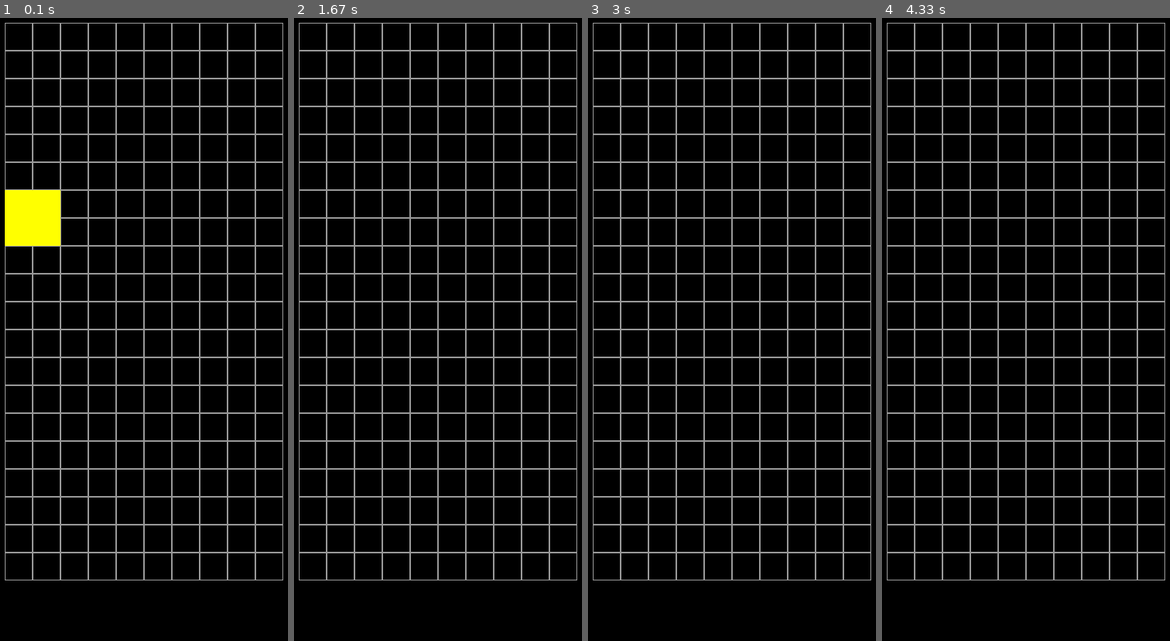
Above: before the commit, frames 1-4 (left to right).
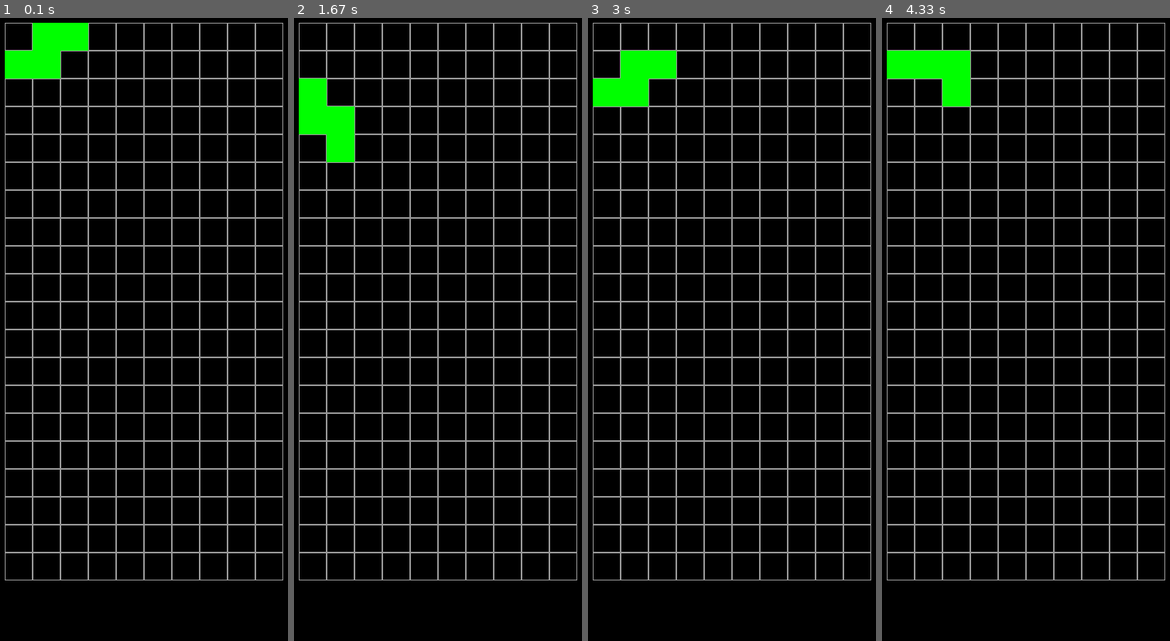
Above: after the commit, the same moments.

Repository: TomerHanochi/Tetris
Game: pygame game, started from main.py
Same seed, same stepped clock (60 frames per second), same inputs: the game is played once before the commit and once after it.
Inputs:
- Up to frame 1 (0.1 s): no input
- Up to frame 2 (1.67 s): hold Z 0.33-0.8 s; hold Right 0.33-0.8 s; hold  0.83-1.3 s; hold Right 0.83-1.3 s; tap X at 0.9 s; tap Z at 0.98 s; tap Space at 1.33 s
- Up to frame 3 (3 s): hold Right 1.73-2.2 s; tap X at 1.8, 2.3, 2.63 s; hold Up 2.23-2.53 s; tap Z at 2.38 s; hold Right from 2.57 s (still down)
- Up to frame 4 (4.33 s): release Right at 3.03 s; hold Left 3.07-3.6 s; tap X at 3.13, 3.43, 3.7, 4.03 s; hold Down 3.63-3.93 s; tap Z at 3.78 s; hold Left from 3.97 s (still down)

The runs differ from the first frame. In frame 1, 3.5% of the frame differs, in the area x 1-31%, y 0-37%; in frame 2, 1.7%; in frame 3, 1.7%; in frame 4, 1.7%.

Commit message:
Added functional tetrominoes with collision

Diff:
--- a/tetris/assets/assets.py
+++ b/tetris/assets/assets.py
@@ -14,12 +14,12 @@
         'background_color': (0, 0, 0),
         'grid_color': (150, 150, 150),
         'O': (255, 255, 0),
-        'I': 0,
-        'T': 0,
-        'S': 0,
-        'Z': 0,
-        'L': 0,
-        'J': 0,
+        'I': (0, 255, 255),
+        'T': (128, 0, 128),
+        'S': (0, 255, 0),
+        'Z': (255, 0, 0),
+        'L': (0, 0, 255),
+        'J': (255, 128, 0),
     }
 
 
--- a/tetris/components/block.py
+++ b/tetris/components/block.py
@@ -1,8 +1,46 @@
 class Block:
-    def __init__(self, i: int, j: int, color: tuple[int, int, int]) -> None:
-        self.i, self.j = i, j
-        self.color = color
+    def __init__(self, i: float, j: float, color: tuple[int, int, int]) -> None:
+        self.__i, self.__j = i, j
+        self.__color = color
+
+    def move_right(self) -> None:
+        self.__i += 1
+
+    def move_left(self) -> None:
+        self.__i -= 1
+
+    def move_down(self, speed) -> None:
+        self.__j += speed
+
+    def collide_down(self, other) -> bool:
+        return self.i == other.i and self.j + 1 == other.j
+
+    def collide_right(self, other) -> bool:
+        return self.j == other.j and self.i + 1 == other.i
+
+    def collide_left(self, other) -> bool:
+        return self.j == other.j and self.i - 1 == other.i
 
     @property
     def in_board(self) -> bool:
-        return 0 <= self.j
+        return 0 <= self.__j
+
+    @property
+    def color(self) -> tuple[int, int, int]:
+        return self.__color
+
+    @property
+    def i(self) -> int:
+        return int(self.__i)
+
+    @i.setter
+    def i(self, value: float or int) -> None:
+        self.__i = value
+
+    @property
+    def j(self) -> int:
+        return int(self.__j)
+
+    @j.setter
+    def j(self, value: float or int) -> None:
+        self.__j = value
--- a/tetris/components/tetromino.py
+++ b/tetris/components/tetromino.py
@@ -1,67 +1,66 @@
 from tetris.components.block import Block
 from tetris.assets.assets import Colors
+from tetris.utils.consts import Consts
 
 ROTATIONS = {
-    # TODO Enter rotations of tetrominoes
+    # The rotations are taken from the fan made,
+    # but still trustworthy, TetrisWiki - https://tetris.fandom.com/wiki/SRS
     'O': [
         [(0, 0), (1, 0), (0, 1), (1, 1)],
-        # [(), (), (), ()],
-        # [(), (), (), ()],
-        # [(), (), (), ()],
     ],
-    # 'I': [
-    #     [(), (), (), ()],
-    #     [(), (), (), ()],
-    #     [(), (), (), ()],
-    #     [(), (), (), ()],
-    # ],
-    # 'T': [
-    #     [(), (), (), ()],
-    #     [(), (), (), ()],
-    #     [(), (), (), ()],
-    #     [(), (), (), ()],
-    # ],
-    # 'S': [
-    #     [(), (), (), ()],
-    #     [(), (), (), ()],
-    #     [(), (), (), ()],
-    #     [(), (), (), ()],
-    # ],
-    # 'Z': [
-    #     [(), (), (), ()],
-    #     [(), (), (), ()],
-    #     [(), (), (), ()],
-    #     [(), (), (), ()],
-    # ],
-    # 'L': [
-    #     [(), (), (), ()],
-    #     [(), (), (), ()],
-    #     [(), (), (), ()],
-    #     [(), (), (), ()],
-    # ],
-    # 'J': [
-    #     [(), (), (), ()],
-    #     [(), (), (), ()],
-    #     [(), (), (), ()],
-    #     [(), (), (), ()],
-    # ],
+    'I': [
+        [(0, 1), (1, 1), (2, 1), (3, 1)],
+        [(2, 0), (2, 1), (2, 2), (2, 3)],
+        [(0, 2), (1, 2), (2, 2), (3, 2)],
+        [(1, 0), (1, 1), (1, 2), (1, 3)],
+    ],
+    'T': [
+        [(1, 0), (0, 1), (1, 1), (2, 1)],
+        [(1, 0), (1, 1), (2, 1), (1, 2)],
+        [(0, 1), (1, 1), (2, 1), (1, 2)],
+        [(1, 0), (1, 1), (1, 2), (0, 1)],
+    ],
+    'S': [
+        [(1, 0), (2, 0), (0, 1), (1, 1)],
+        [(0, 1), (1, 1), (2, 1), (2, 2)],
+        [(1, 1), (2, 1), (0, 2), (1, 2)],
+        [(0, 0), (0, 1), (1, 1), (1, 2)],
+    ],
+    'Z': [
+        [(0, 0), (1, 0), (1, 1), (2, 1)],
+        [(2, 0), (1, 1), (2, 1), (1, 2)],
+        [(0, 1), (1, 1), (1, 2), (2, 2)],
+        [(1, 0), (1, 1), (0, 1), (0, 2)],
+    ],
+    'L': [
+        [(0, 1), (1, 1), (2, 1), (0, 0)],
+        [(1, 0), (1, 1), (1, 2), (2, 0)],
+        [(0, 1), (1, 1), (2, 1), (2, 2)],
+        [(1, 0), (1, 1), (1, 2), (0, 2)],
+    ],
+    'J': [
+        [(0, 1), (1, 1), (2, 1), (2, 0)],
+        [(1, 0), (1, 1), (1, 2), (0, 2)],
+        [(0, 1), (1, 1), (2, 1), (0, 2)],
+        [(1, 0), (1, 1), (1, 2), (0, 0)],
+    ],
 }
 
 
 class Tetromino:
-    def __init__(self, name) -> None:
+    def __init__(self, name: str) -> None:
         self.__color = getattr(Colors, name)
-        self.__x = 0  # TODO change starting location of tetrominoes
         self.__rotations = ROTATIONS[name]
         self.__rotation = 0
+        offset = 0  # TODO change starting location of tetrominoes
         self.blocks = [
-            Block(i, j - 4, self.__color) for (i, j) in self.rotation
+            Block(i, j, self.__color) for (i, j) in self.rotation
         ]
 
     def rotate_right(self) -> None:
         """Rotates the piece right, if rotation is illegal rotates it back"""
         self.__rotation = (self.__rotation + 1) % len(self.__rotations)
-        if self.leftest < 0 or self.rightest > 9:
+        if self.leftest < 0 or self.rightest >= Consts.GRID_WIDTH:
             self.rotate_left()
         else:
             for block, (i, j) in zip(self.blocks, self.rotation):
@@ -71,17 +70,36 @@
     def rotate_left(self) -> None:
         """Rotates the piece left, if rotation is illegal rotates it back"""
         self.__rotation = (self.__rotation - 1) % len(self.__rotations)
-        if self.leftest < 0 or self.rightest > 9:
+        if self.leftest < 0 or self.rightest >= Consts.GRID_WIDTH:
             self.rotate_right()
         else:
             for block, (i, j) in zip(self.blocks, self.rotation):
                 block.i = i
                 block.j = j
 
-    def move_down(self) -> None:
-        """Moves the tetromino one block down"""
+    def can_move_right(self, blocks) -> bool:
+        return (self.rightest < Consts.GRID_WIDTH - 1 and
+                all(not block.collide_right(other) for other in blocks for block in self.blocks))
+
+    def move_right(self) -> None:
         for block in self.blocks:
-            block.j += 1
+            block.move_right()
+
+    def can_move_left(self, blocks) -> bool:
+        return (self.leftest > 0 and
+                all(not block.collide_left(other) for other in blocks for block in self.blocks))
+
+    def move_left(self) -> None:
+        for block in self.blocks:
+            block.move_left()
+
+    def can_move_down(self, blocks) -> bool:
+        return (all(block.j < Consts.GRID_HEIGHT - 1 for block in self.blocks) and
+                all(not block.collide_down(other) for other in blocks for block in self.blocks))
+
+    def move_down(self, speed) -> None:
+        for block in self.blocks:
+            block.move_down(speed)
 
     @property
     def rightest(self) -> int:
--- a/tetris/components/tetromino_set.py
+++ b/tetris/components/tetromino_set.py
@@ -2,7 +2,7 @@
 
 from tetris.components.tetromino import Tetromino
 
-names = ['O']  # , 'I', 'J', 'L', 'Z', 'S', 'T']
+names = ['O', 'I', 'J', 'L', 'Z', 'S', 'T']
 
 
 class TetrominoSet:
@@ -12,3 +12,11 @@
 
     def remove(self) -> Tetromino:
         return self.__set.pop(0)
+
+    def generate_new_tetrominoes(self) -> None:
+        new_set = [Tetromino(name) for name in names]
+        shuffle(new_set)
+        self.__set.extend(new_set)
+
+    def __len__(self) -> int:
+        return len(self.__set)
--- a/tetris/controller.py
+++ b/tetris/controller.py
@@ -9,30 +9,42 @@
     def __init__(self) -> None:
         self.__model = Model()
         self.__view = View(self)
+        self.dt = 0
+        self.__fps = 10
+        self.__fps_clock = pg.time.Clock()
 
     def handle(self, event) -> None:
-        if event == pg.QUIT:
+        if event.type == pg.QUIT:
             pg.quit()
             sys.exit()
-        elif event == pg.K_RIGHT:
-            pass
-        elif event == pg.K_LEFT:
-            pass
-        elif event == pg.K_UP or event == pg.K_x:
-            pass
-        elif event == pg.KMOD_CTRL or event == pg.K_z:
-            pass
-        elif event == pg.K_DOWN:
-            pass
-        elif event == pg.K_SPACE:
-            pass
-        elif event == pg.KMOD_SHIFT or event == pg.K_c:
-            pass
+        elif event.type == pg.KEYDOWN:
+            if event.key == pg.K_RIGHT:
+                self.__model.move_tetromino_right()
+            elif event.key == pg.K_LEFT:
+                self.__model.move_tetromino_left()
+            elif event.key == pg.K_UP or event.key == pg.K_x:
+                self.__model.rotate_tetromino_right()
+            elif event.key == pg.KMOD_CTRL or event.key == pg.K_z:
+                self.__model.rotate_tetromino_left()
+            elif event.key == pg.K_DOWN:
+                pass
+            elif event.key == pg.K_SPACE:
+                pass
+            elif event.key == pg.KMOD_SHIFT or event.key == pg.K_c:
+                pass
 
     def run(self) -> None:
         while True:
-            self.__model.update()
+            for event in pg.event.get():
+                self.handle(event)
+
+            self.__model.update(self.dt)
+
             self.__view.update()
+
+            # Makes sure the game runs at a stable fps
+            # on every computer
+            self.dt = self.__fps_clock.tick(self.__fps)
 
     @property
     def model(self) -> Model:
--- a/tetris/model.py
+++ b/tetris/model.py
@@ -1,16 +1,51 @@
+from tetris.utils.consts import Consts
+from tetris.components.block import Block
+from tetris.components.tetromino import Tetromino
 from tetris.components.tetromino_set import TetrominoSet
-from tetris.components.tetromino import Tetromino
 
 
 class Model:
     def __init__(self) -> None:
-        self.cur_set = TetrominoSet()
-        self.cur = self.cur_set.remove()
-        self.blocks = []
+        self.__tetromino_set = TetrominoSet()
+        self.__cur = self.__tetromino_set.remove()
+        self.__blocks = []
 
-    def update(self) -> None:
-        self.cur_tetromino.move_down()
+    def update(self, dt) -> None:
+        if self.terminal:
+            pass
+        else:
+            if self.cur_tetromino.can_move_down(self.blocks):
+                self.cur_tetromino.move_down(.003 * dt)
+            else:
+                self.__blocks.extend(self.cur_tetromino.blocks)
+
+                if len(self.__tetromino_set) <= Consts.NEXT_SET_SIZE:
+                    self.__tetromino_set.generate_new_tetrominoes()
+
+                self.__cur = self.__tetromino_set.remove()
+
+    def move_tetromino_right(self) -> None:
+        if self.cur_tetromino.can_move_right(self.blocks):
+            self.cur_tetromino.move_right()
+
+    def move_tetromino_left(self) -> None:
+        if self.cur_tetromino.can_move_left(self.blocks):
+            self.cur_tetromino.move_left()
+
+    def rotate_tetromino_right(self) -> None:
+        self.cur_tetromino.rotate_right()
+
+    def rotate_tetromino_left(self) -> None:
+        self.cur_tetromino.rotate_left()
+
+    @property
+    def terminal(self) -> bool:
+        return any(block.j <= 0 for block in self.blocks)
 
     @property
     def cur_tetromino(self) -> Tetromino:
-        return self.cur
+        return self.__cur
+
+    @property
+    def blocks(self) -> list[Block]:
+        return self.__blocks
--- a/tetris/utils/consts.py
+++ b/tetris/utils/consts.py
@@ -3,3 +3,4 @@
     BLOCK_SIZE = 35
     GRID_WIDTH = 10
     GRID_HEIGHT = 20
+    NEXT_SET_SIZE = 3
--- a/tetris/view.py
+++ b/tetris/view.py
@@ -30,14 +30,12 @@
 
         # draws all existing blocks in the grid
         for block in self.__controller.model.blocks:
-            rect = (x + block.i * block_size, y + block.j * block_size, block_size, block_size)
-            self.__window.fill(block.color, rect)
+            if block.in_board:
+                rect = (x + block.i * block_size, y + block.j * block_size, block_size, block_size)
+                self.__window.fill(block.color, rect)
 
     def update(self) -> None:
         self.__window.fill(Colors.background_color)
-
-        for event in pg.event.get():
-            self.__controller.handle(event.type)
 
         self.draw_grid()
 
